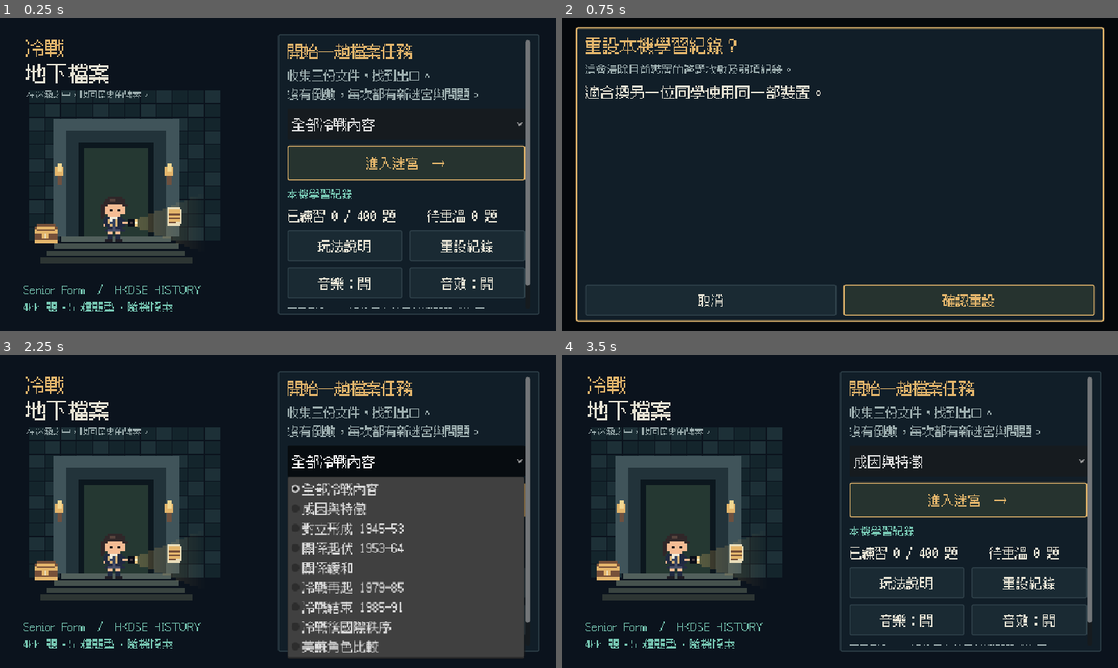
Above: before the commit, frames 1-4 (two rows, left to right).
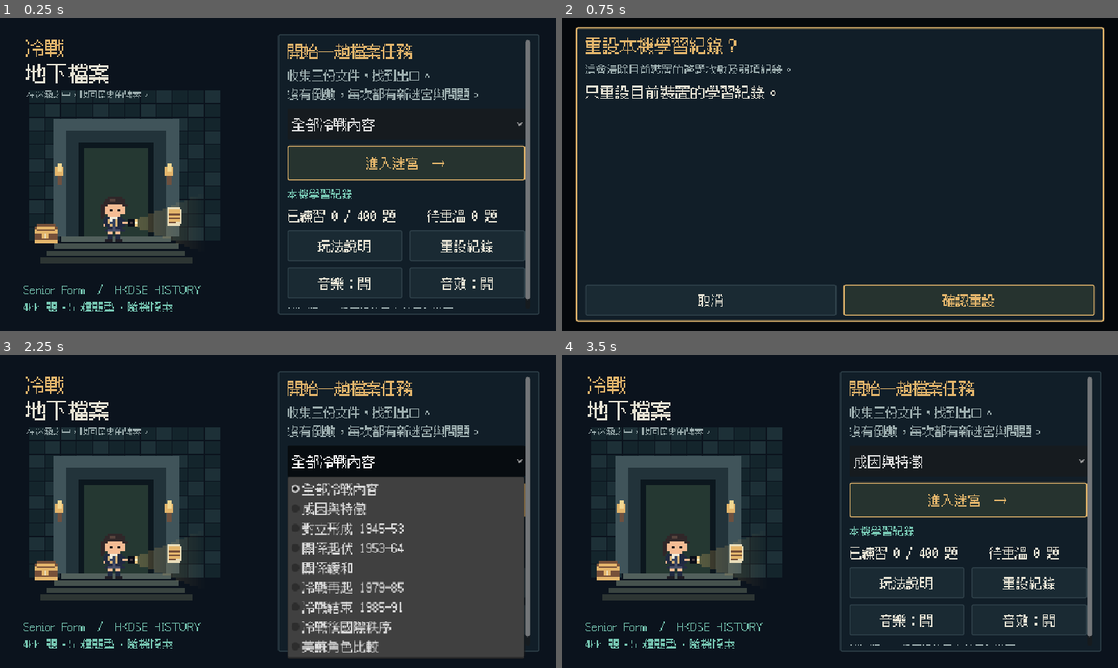
Above: after the commit, the same moments.

Repository: kitlung1107/ColdWarMaze
Game: Godot game, scene res://main.tscn
Two runs of this game, one before a commit and one after it. Both use one fixed random seed, a clock stepped at 60 frames per second and the inputs below. Sound files missing from this copy of the repository are replaced by a short silence.
Inputs:
- Up to frame 1 (0.25 s): no input
- Up to frame 2 (0.75 s): click "重設紀錄" at 0.5 s
- Up to frame 3 (2.25 s): click "取消" at 1.25 s; click "全部冷戰內容" at 2 s
- Up to frame 4 (3.5 s): click "進入迷宮 →" at 2.75 s

The runs differ from the first frame. In frame 1, 0.1% of the frame differs, in the area x 51-96%, y 85-93%; in frame 2, 0.7%, in the area x 4-47%, y 21-26%; in frame 3, less than 0.1%; in frame 4, 0.1%.

Commit message:
接入探索館登入，同步每局作答摘要與錯題紀錄
- 加入可重用的探索館接駁模組，遊戲開始前確認學生登入。
- 支援直接網址導向登入，以及內嵌、新分頁和全螢幕遊玩。
- 傳送場次開始、逐題作答及結束事件，供探索館核算每局摘要與錯題。
- 成功完成一局才標記完成，中途離開不誤報完成。
- 同局曾答錯的題目可追溯，之後答對不會覆蓋該次錯答事件。
- 配合同步確認與重送機制，避免重複結算。
- 隔離不同學生的本機學習紀錄，避免帳戶切換後混用。
- 匯出具版本的題庫，供探索館核對答案及顯示原題。
- 補充其他遊戲重用接駁模組的設定與整合說明。

已通過橋接測試、Godot 流程測試、Web 匯出及本機瀏覽器驗證。
須配合探索館程式、題庫及 Firestore 規則發布。

Diff:
--- a/scripts/game.gd
+++ b/scripts/game.gd
@@ -58,6 +58,12 @@
 var last_ui_mode = ""
 var last_ui_question = -1
 var fullscreen_prompt_poll = 0.0
+var linked_scope = ""
+var linked_poll = 0.0
+var linked_ready = false
+
+func account_ready() -> bool:
+	return not OS.has_feature("web") or (linked_ready and JavaScriptBridge.eval("!!window.HistoryGame && window.HistoryGame.ready()") == true)
 
 func _ready() -> void:
 	randomize()
@@ -102,6 +108,22 @@
 	queue_redraw()
 
 func _process(delta: float) -> void:
+	if OS.has_feature("web"):
+		linked_poll-=delta
+		if linked_poll<=0:
+			linked_poll=0.5
+			linked_ready=JavaScriptBridge.eval("!!window.HistoryGame && window.HistoryGame.ready()") == true
+			if linked_ready:
+				var scope=str(JavaScriptBridge.eval("window.HistoryGame.identity().scope"))
+				if linked_scope!=scope:
+					linked_scope=scope
+					study=Study.new(true)
+					show_menu()
+		if not linked_ready:
+			game_audio.menu_active=false
+			game_audio.exploring=false
+			game_audio.reading=false
+			return
 	game_audio.menu_active=(mode=="menu" or (mode=="help" and help_return=="menu")) and size.x>=size.y and not test_mode
 	game_audio.exploring=mode=="play" and size.x>=size.y and not test_mode
 	game_audio.reading=mode in ["quiz","feedback","shop"] and size.x>=size.y and not test_mode
@@ -127,6 +149,7 @@
 	queue_redraw()
 
 func _input(event: InputEvent) -> void:
+	if not account_ready():return
 	if event is InputEventKey and event.pressed and not event.echo:
 		if mode=="play":
 			if event.keycode in [KEY_W,KEY_UP]:move(Vector2i.UP)
@@ -283,6 +306,8 @@
 	return row(inner.get_meta("footer"),12)
 
 func show_menu() -> void:
+	if OS.has_feature("web"):
+		JavaScriptBridge.eval("window.HistoryGame && window.HistoryGame.end('abandoned')")
 	mode="menu"
 	rebuild_ui()
 
@@ -315,13 +340,16 @@
 	var audio_options=row(right)
 	audio_options.add_child(button("音樂："+("開" if game_audio.music_enabled else "關"),func():game_audio.toggle_music();rebuild_ui()))
 	audio_options.add_child(button("音效："+("開" if game_audio.effects_enabled else "關"),func():game_audio.toggle_effects();rebuild_ui()))
-	right.add_child(label("不用登入 · 紀錄只存於目前瀏覽器或裝置\n共用裝置可重設。更換網址或瀏覽器不會同步。",18,MUTED))
+	right.add_child(label("已連結探索館 · 完成各局會保存結果與錯題\n同步狀態及登入身分見遊戲上方；共用裝置用完請登出。" if OS.has_feature("web") else "離線版 · 學習紀錄只存於目前裝置。",18,MUTED))
 	var copyright_label=label("Senior Form  /  HKDSE HISTORY\n%d 題・5 種題型・隨機探索" % study.bank.size(),20,TEAL)
 	copyright_label.position=Vector2(40,size.y-86)
 	copyright_label.size=Vector2(size.x*0.4,65)
 	ui.add_child(copyright_label)
 
 func start_game(seed_number: int = -1) -> void:
+	if not account_ready():return
+	if OS.has_feature("web"):
+		if JavaScriptBridge.eval("window.HistoryGame.start()") != true:return
 	maze.generate(randi_range(1,999999) if seed_number<0 else seed_number)
 	player=maze.start
 	facing=Vector2i.RIGHT
@@ -408,6 +436,7 @@
 	toast_time=duration
 
 func move(direction: Vector2i) -> void:
+	if not account_ready():return
 	if mode!="play" or size.x<size.y:return
 	facing=direction
 	move_cooldown=0.15
@@ -445,6 +474,7 @@
 	update_hud()
 
 func interact() -> void:
+	if not account_ready():return
 	if mode!="play":return
 	var targets=[player,player+facing,player+Vector2i.UP,player+Vector2i.RIGHT,player+Vector2i.DOWN,player+Vector2i.LEFT]
 	for p in targets:
@@ -618,6 +648,8 @@
 	return not responses.has(-1)
 
 func submit() -> void:
+	if not account_ready():return
+	if mode!="quiz":return
 	if not complete_response():
 		play_sound("incomplete")
 		return
@@ -729,7 +761,8 @@
 
 func help_ui() -> void:
 	var inner=modal("探索手冊", "沒有倒數，可以慢慢閱讀與思考。")
-	for entry in ["目標：走進文件所在格，收集 3 份後到綠色出口。", "移動：觸控方向鍵，或鍵盤 WASD / 方向鍵。調查：右側按鈕、E 或空白鍵。", "普通門：答對保持開啟；答錯先看正確答案及解說，再抽新題。", "寶箱／瞭望塔／捷徑：只有一次機會，答錯後本局鎖定。", "寶箱：答對得 3 金幣，只可買探照燈。瞭望塔：只標示最多兩個寶箱位置。", "迷霧：離開照明範圍便重新覆蓋；已開的門仍保持打開。", "三種燈：廣角看附近、雙向探照燈看前後直路、掃描看牆後；L 鍵或按鈕切換。", "保底路線：所有獎勵都失敗，仍可憑基本照明和普通門完成任務。", "學習紀錄：存在本機；較弱內容會適量重現，換裝置或清除瀏覽器資料不會保留。"]:
+	var learning_help="本機抽題紀錄按登入身分分開；成功完成各局的結果與錯題另存探索館，見遊戲上方同步狀態。" if OS.has_feature("web") else "學習紀錄：存在本機；較弱內容會適量重現，換裝置或清除資料不會保留。"
+	for entry in ["目標：走進文件所在格，收集 3 份後到綠色出口。", "移動：觸控方向鍵，或鍵盤 WASD / 方向鍵。調查：右側按鈕、E 或空白鍵。", "普通門：答對保持開啟；答錯先看正確答案及解說，再抽新題。", "寶箱／瞭望塔／捷徑：只有一次機會，答錯後本局鎖定。", "寶箱：答對得 3 金幣，只可買探照燈。瞭望塔：只標示最多兩個寶箱位置。", "迷霧：離開照明範圍便重新覆蓋；已開的門仍保持打開。", "三種燈：廣角看附近、雙向探照燈看前後直路、掃描看牆後；L 鍵或按鈕切換。", "保底路線：所有獎勵都失敗，仍可憑基本照明和普通門完成任務。", learning_help]:
 		inner.add_child(label(entry,24))
 	footer(inner).add_child(button("返回",func():
 		if help_return=="menu":show_menu()
@@ -738,12 +771,14 @@
 func confirm_reset() -> void:
 	clear_ui()
 	var inner=modal("重設本機學習紀錄？", "這會清除目前裝置的答題次數及弱項紀錄。")
-	inner.add_child(label("適合換另一位同學使用同一部裝置。",26))
+	inner.add_child(label("只重設目前身分的本機抽題紀錄，探索館場次會保留。\n換同學使用請先登出探索館。" if OS.has_feature("web") else "只重設目前裝置的學習紀錄。",26))
 	var actions=footer(inner)
 	actions.add_child(button("取消",show_menu,false,54,"back"))
 	actions.add_child(button("確認重設",func():study.reset();show_menu(),true))
 
 func summary_ui() -> void:
+	if OS.has_feature("web"):
+		JavaScriptBridge.eval("window.HistoryGame && window.HistoryGame.end('completed')")
 	var inner=modal("檔案已成功帶出", "三份文件已集齊，這一趟任務完成。")
 	inner.add_child(label("3 / 3",64,GOLD))
 	inner.add_child(label("本局答題 %d 次  ·  答對 %d 次\n探索約 %d 分鐘（不計答題及暫停）" % [attempts,successes,int(elapsed/60)],28))
--- a/scripts/study.gd
+++ b/scripts/study.gd
@@ -21,7 +21,7 @@
 func load_progress() -> void:
 	var raw = ""
 	if OS.has_feature("web"):
-		raw = str(JavaScriptBridge.eval("(function(){try{return localStorage.getItem('coldwar-study-v1')||''}catch(e){return ''}})()"))
+		raw = str(JavaScriptBridge.eval("window.HistoryGame ? window.HistoryGame.progress() : ''"))
 	elif FileAccess.file_exists(SAVE_PATH):
 		raw=FileAccess.get_file_as_string(SAVE_PATH)
 	var parsed=JSON.parse_string(raw) if not raw.is_empty() else null
@@ -36,7 +36,7 @@
 		return
 	var raw=JSON.stringify({"version":1,"records":records})
 	if OS.has_feature("web"):
-		var result=JavaScriptBridge.eval("(function(){try{localStorage.setItem('coldwar-study-v1',"+JSON.stringify(raw)+");return true}catch(e){return false}})()")
+		var result=JavaScriptBridge.eval("window.HistoryGame && window.HistoryGame.progress("+JSON.stringify(raw)+")")
 		storage_ok=result==true
 	else:
 		var file=FileAccess.open(SAVE_PATH,FileAccess.WRITE)
@@ -97,6 +97,8 @@
 	return selected_q
 
 func record(q: Dictionary, correct: bool, responses: Array) -> void:
+	if OS.has_feature("web") and enabled_save:
+		JavaScriptBridge.eval("window.HistoryGame && window.HistoryGame.answer("+JSON.stringify(str(int(q.id)))+","+JSON.stringify(responses)+")")
 	if correct and q.id in session_seen and q.id not in session_correct:
 		session_correct.append(q.id)
 	var key=str(int(q.id))
Not shown, changed: export_presets.cfg
Binary file added: previews/game-session-records.png
Binary file added: previews/game-sync-pending.png
Not shown, changed: .github/workflows/deploy.yml
Not shown, changed: .gitignore
Not shown, added: docs/history-game-integration.md
Not shown, added: tests/serve_history_game.cjs
Not shown, added: tests/test_history_bridge.cjs
Not shown, added: tools/prepare_game_integration.cjs
Not shown, added: web/history-game-bridge.js
Not shown, added: web/history-game-config.js
